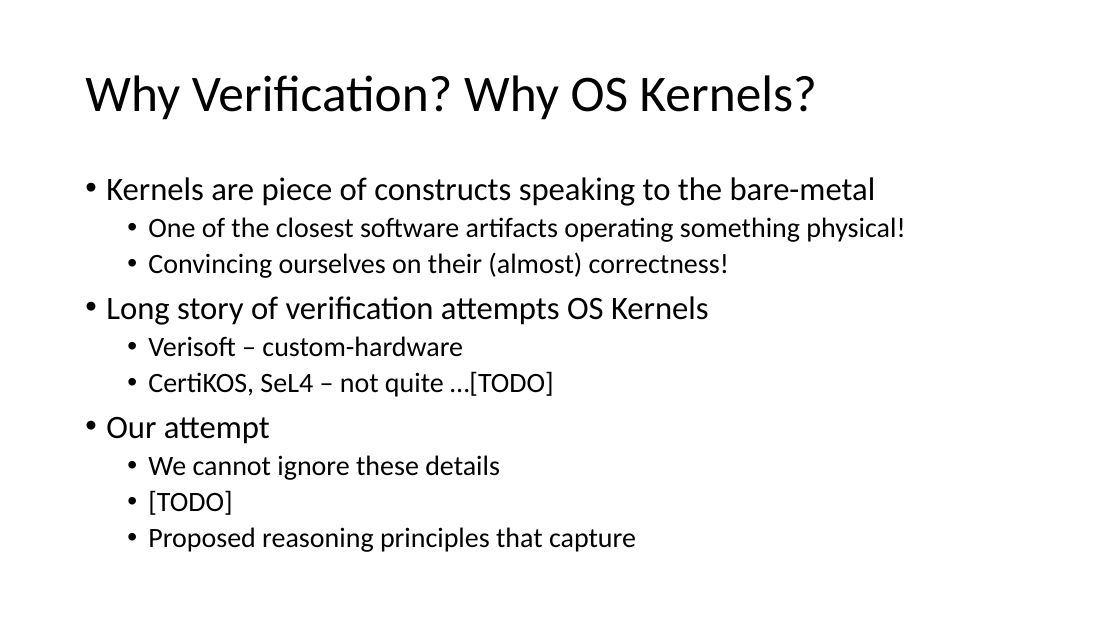
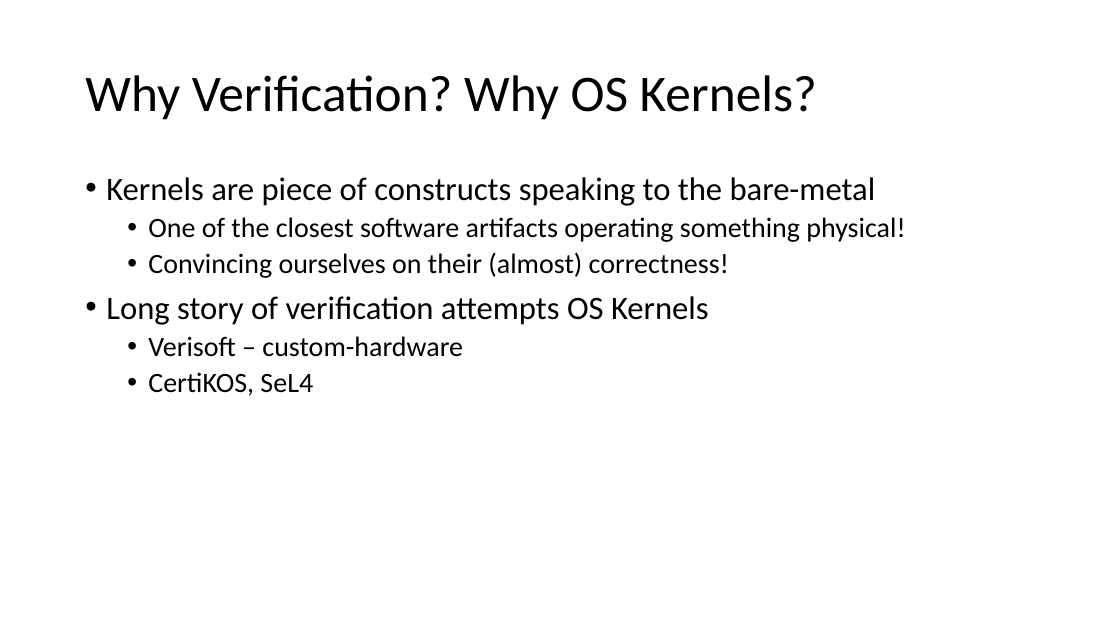
Before and after one commit to Contingent-Systems/modal_abstractions_presentations, a slide deck: slide 4 of thesis_proposal/proposal.pptx. Drawn at 1120x630 pixels with LibreOffice and Linux fonts; fonts in the diff are those of the drawing. Boxes give left, top, right and bottom in pixels: in the first picture for what was removed or moved away, otherwise in the second. Text is boxed around its words. In the diff, an @@ line names an element or a change of style, - is before the commit and + after.

```diff
--- a/thesis_proposal/proposal.pptx
+++ b/thesis_proposal/proposal.pptx
@@ text at box(148, 372, 313, 396): text changed @@
-  • CertiKOS, SeL4 – not quite …[TODO]
-• Our attempt
-  • We cannot ignore these details
-  • [TODO]
-  • Proposed reasoning principles that capture
+  • CertiKOS, SeL4
```
Also in this commit, not shown: 8 other slides changed.
